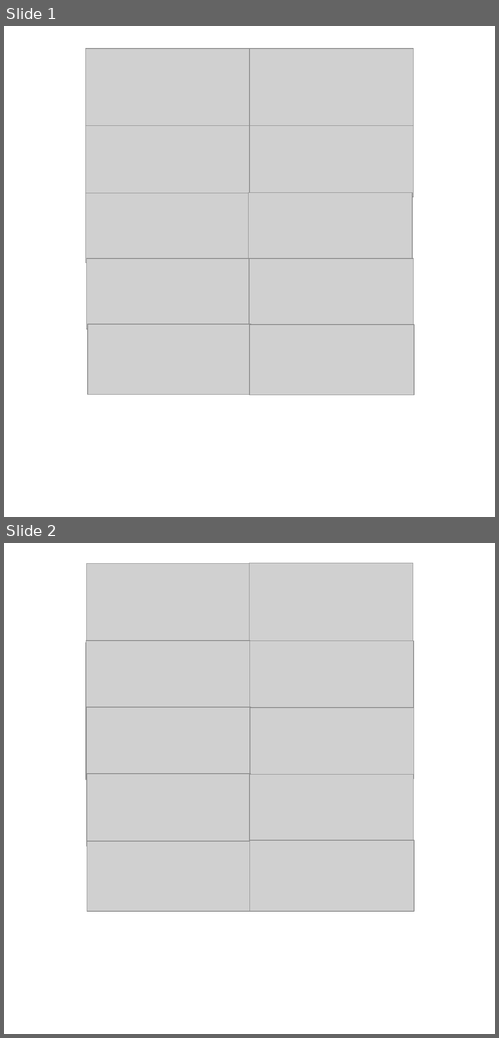
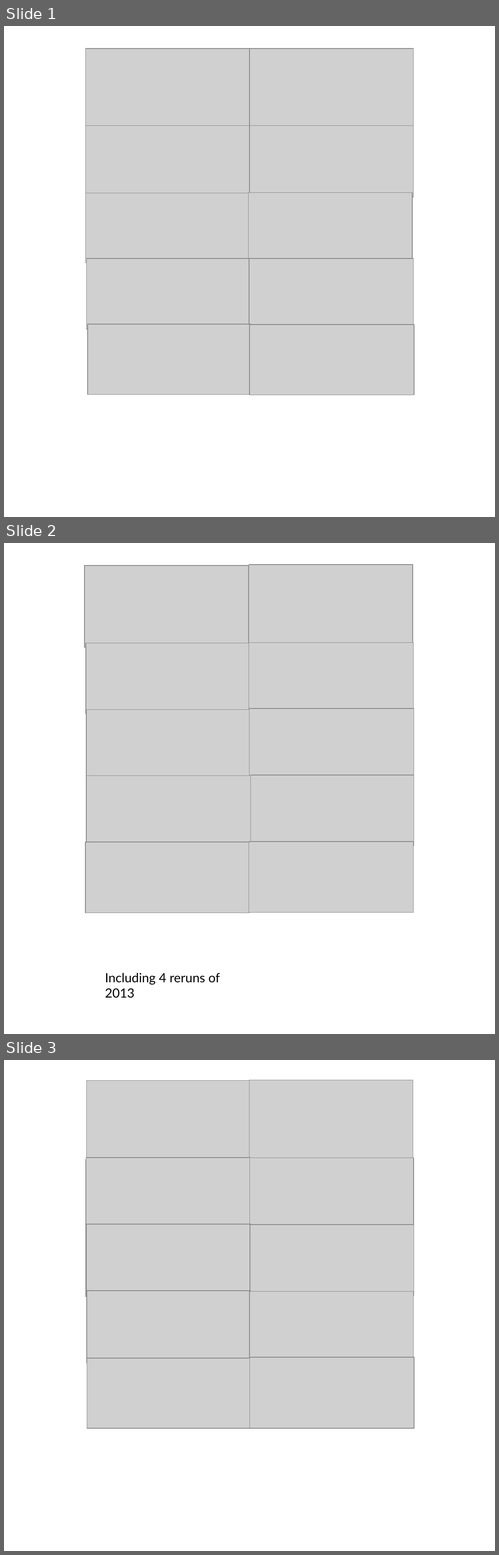
Before and after one commit to tiabottger/LO_user, a slide deck: intermodel_comparison/2013_rerun.pptx. Shown one above the other, each under a label of ours: slides 1 and 2 before the commit, slides 1, 2 and 3 after it. The pictures are 499x1038 and 499x1555 pixels, drawn with LibreOffice and Linux fonts; fonts in the diff are those of the drawing; grey boxes stand for pictures. Boxes give left, top, right and bottom in pixels: in the first picture for what was removed or moved away, otherwise in the second. Text is boxed around its words. In the diff, an @@ line names an element or a change of style, - is before the commit and + after.

```diff
--- a/intermodel_comparison/2013_rerun.pptx
+++ b/intermodel_comparison/2013_rerun.pptx
@@ slide 2 added at (4, 543, 495, 1034), background #FFFFFF @@
@@ picture added at (85, 565, 248, 648) @@
@@ picture added at (249, 565, 413, 647) @@
@@ picture added at (86, 643, 250, 714) @@
@@ picture added at (249, 642, 414, 714) @@
@@ picture added at (86, 710, 251, 781) @@
@@ picture added at (250, 709, 414, 780) @@
@@ picture added at (86, 776, 251, 846) @@
@@ picture added at (251, 775, 415, 846) @@
@@ picture added at (85, 842, 249, 913) @@
@@ picture added at (249, 842, 414, 912) @@
@@ text added at (105, 973, 220, 998), 14 pt, text #000000 @@
+Including 4 reruns of 2013
@@ what was slide 2 is now slide 3 @@
```
Also in this commit, not shown: 2 other files.
